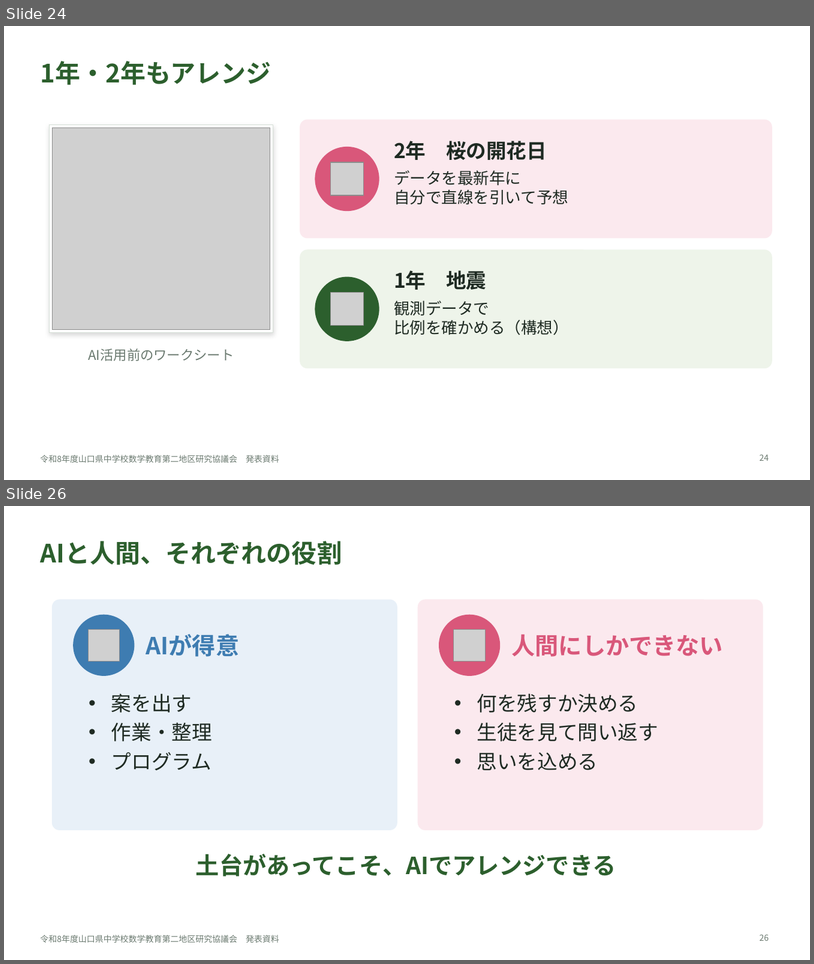
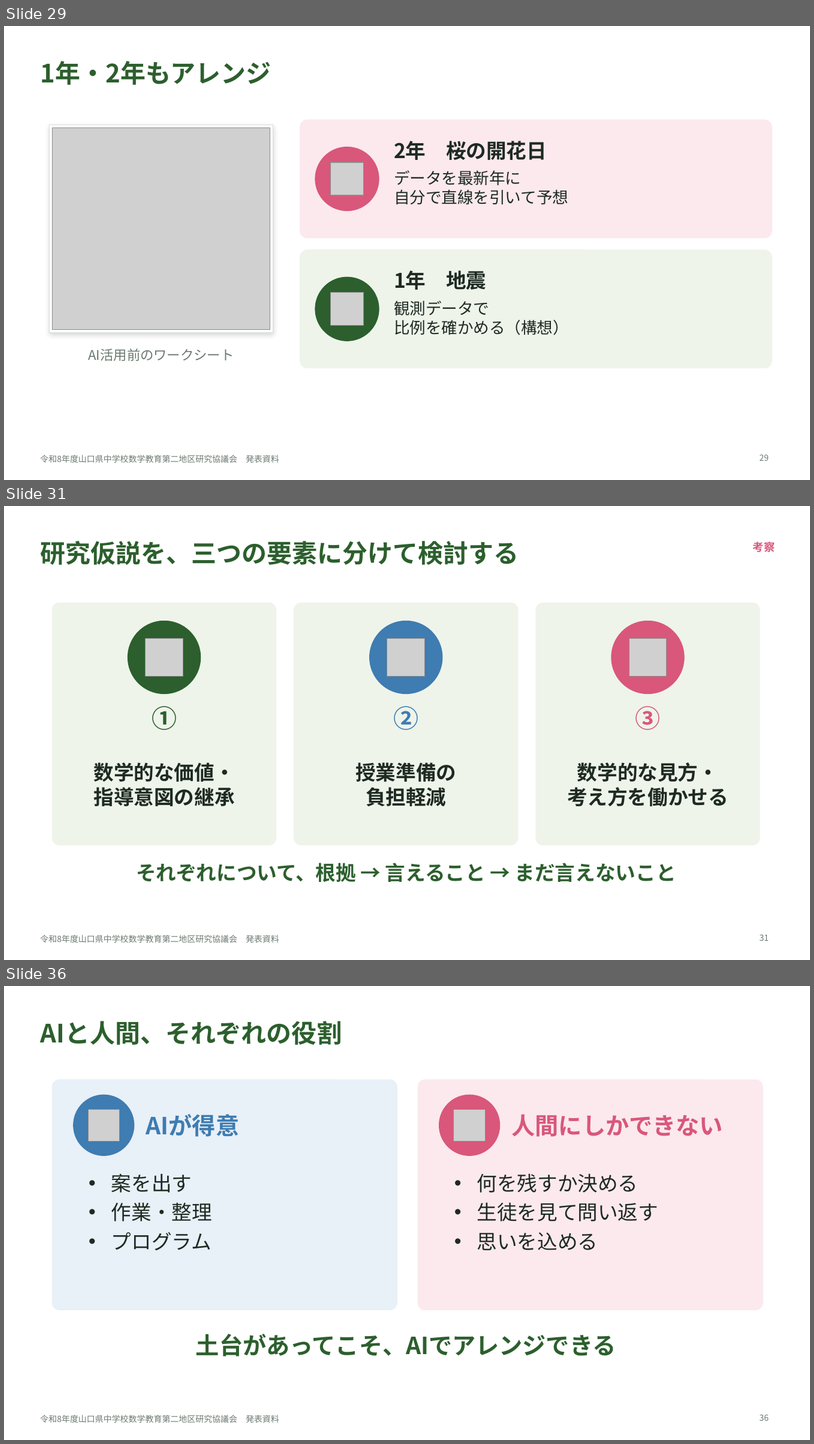
Before and after one commit to margiela14th-sudo/my-ai-project, a slide deck: 07_完成資料/県大会発表_生成AI授業再構築.pptx. Shown one above the other, each under a label of ours: slides 24 and 26 before the commit, slides 29, 31 and 36 after it; the slides between them are not shown. The pictures are 814x964 and 814x1444 pixels, drawn with LibreOffice and Linux fonts; fonts in the diff are those of the drawing; grey boxes stand for pictures. Boxes give left, top, right and bottom in pixels: in the first picture for what was removed or moved away, otherwise in the second. Text is boxed around its words. In the diff, an @@ line names an element or a change of style, - is before the commit and + after.

```diff
--- a/07_完成資料/県大会発表_生成AI授業再構築.pptx
+++ b/07_完成資料/県大会発表_生成AI授業再構築.pptx
@@ slide 31 added at bbox=[4, 506, 810, 960], background #FFFFFF; not listed: 1 template element that a slide beside it also shows @@
@@ title added at bbox=[40, 541, 519, 565], 30 pt, text #2C5F2D, bold @@
+研究仮説を、三つの要素に分けて検討する
@@ text added at bbox=[753, 541, 775, 552], 13 pt, text #D9577A, bold @@
+考察
@@ rounded rectangle added at bbox=[53, 603, 276, 845], fill #EEF4EA, outline #EEF4EA 1 pt @@
@@ rounded rectangle added at bbox=[294, 603, 518, 845], fill #EEF4EA, outline #EEF4EA 1 pt @@
@@ rounded rectangle added at bbox=[536, 603, 760, 845], fill #EEF4EA, outline #EEF4EA 1 pt @@
@@ ellipse added at bbox=[128, 621, 201, 694], fill #2C5F2D, outline #2C5F2D 1 pt @@
@@ ellipse added at bbox=[370, 621, 443, 694], fill #3E7CB1, outline #3E7CB1 1 pt @@
@@ ellipse added at bbox=[612, 621, 684, 694], fill #D9577A, outline #D9577A 1 pt @@
@@ picture added at bbox=[146, 639, 183, 676] @@
@@ picture added at bbox=[387, 639, 425, 676] @@
@@ picture added at bbox=[630, 639, 667, 676] @@
@@ text added at bbox=[152, 706, 177, 730], 30 pt, text #2C5F2D, bold @@
+①
@@ text added at bbox=[393, 706, 419, 730], 30 pt, text #3E7CB1, bold @@
+②
@@ text added at bbox=[635, 706, 660, 730], 30 pt, text #D9577A, bold @@
+③
@@ text added at bbox=[93, 762, 234, 806], 24 pt, text #1E2A22, bold @@
+数学的な価値・
+指導意図の継承
@@ text added at bbox=[356, 762, 456, 806], 24 pt, text #1E2A22, bold @@
+授業準備の
+負担軽減
@@ text added at bbox=[567, 762, 729, 806], 24 pt, text #1E2A22, bold @@
+数学的な見方・
+考え方を働かせる
@@ text added at bbox=[136, 862, 677, 882], 24 pt, text #2C5F2D, bold @@
+それぞれについて、根拠 → 言えること → まだ言えないこと
@@ page number added at bbox=[760, 934, 770, 940], 10 pt, text #6B7A70 @@
+31
@@ what was slide 24 is now slide 29 @@
@@ page number at bbox=[760, 454, 770, 460]: text changed @@
-24
+29
@@ what was slide 26 is now slide 36 @@
@@ page number at bbox=[760, 1414, 770, 1420]: text changed @@
-26
+36
```
Also in this commit, not shown: 2 slides changed, 9 other slides added, 1 slide removed, 14 other files.
